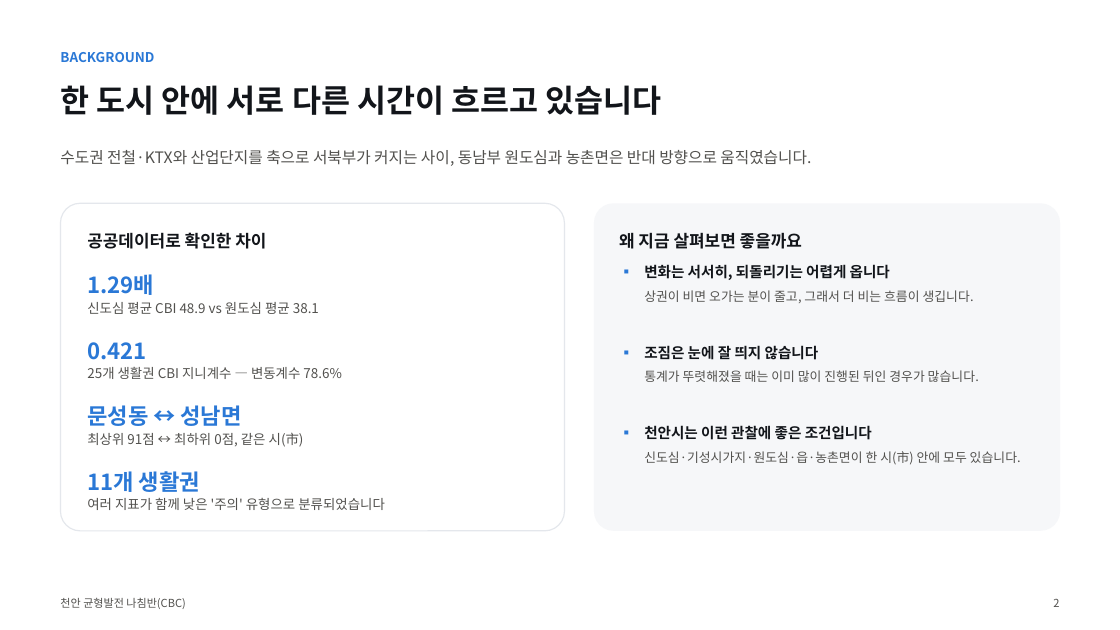
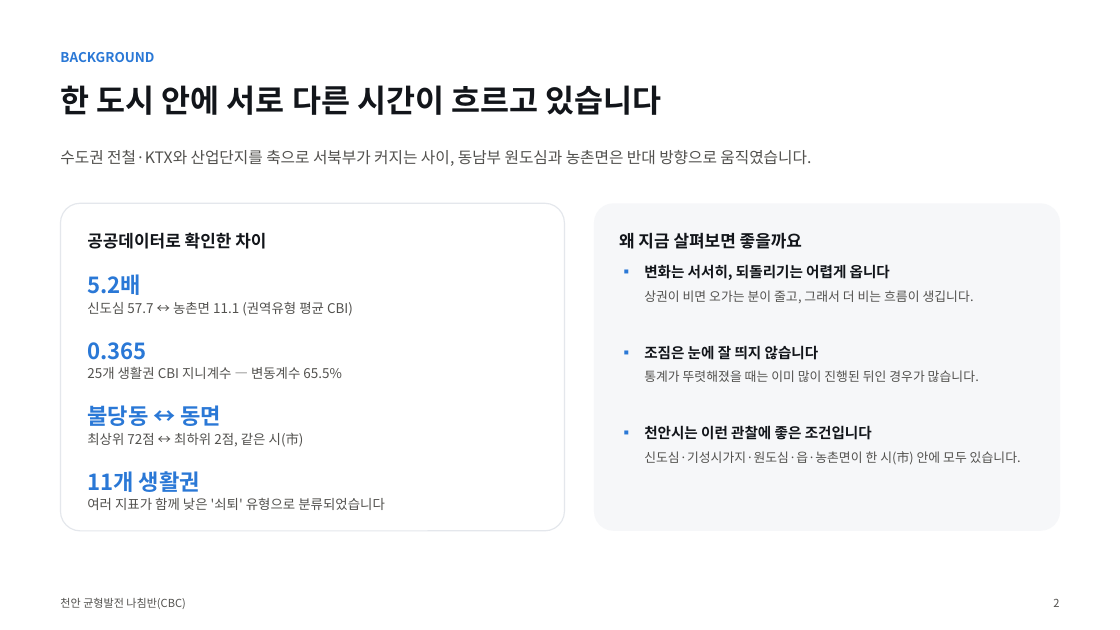
Before and after one commit to BioCode67/2026-AI-, a slide deck: slide 3 of deliverables/기획서_천안균형발전나침반_CBC.pptx. Drawn at 1120x630 pixels with LibreOffice and Linux fonts; fonts in the diff are those of the drawing. Boxes give left, top, right and bottom in pixels: in the first picture for what was removed or moved away, otherwise in the second. Text is boxed around its words. In the diff, an @@ line names an element or a change of style, - is before the commit and + after.

```diff
--- a/deliverables/기획서_천안균형발전나침반_CBC.pptx
+++ b/deliverables/기획서_천안균형발전나침반_CBC.pptx
@@ text at [87,274,141,295]: text changed @@
-1.29배
+5.2배
@@ text at [87,302,353,316]: text changed @@
-신도심 평균 CBI 48.9 vs 원도심 평균 38.1
+신도심 57.7 ↔ 농촌면 11.1 (권역유형 평균 CBI)
@@ text at [87,342,146,360]: text changed @@
-0.421
+0.365
@@ text at [87,367,341,379]: text changed @@
-25개 생활권 CBI 지니계수 — 변동계수 78.6%
+25개 생활권 CBI 지니계수 — 변동계수 65.5%
@@ text at [87,405,222,426]: text changed @@
-문성동 ↔ 성남면
+불당동 ↔ 동면
@@ text at [87,433,304,447]: text changed @@
-최상위 91점 ↔ 최하위 0점, 같은 시(市)
+최상위 72점 ↔ 최하위 2점, 같은 시(市)
@@ text at [87,498,385,510]: text changed @@
-여러 지표가 함께 낮은 '주의' 유형으로 분류되었습니다
+여러 지표가 함께 낮은 '쇠퇴' 유형으로 분류되었습니다
```
Also in this commit, not shown: 16 other slides changed, 2 slides added, 1 slide removed, 26 other files.
